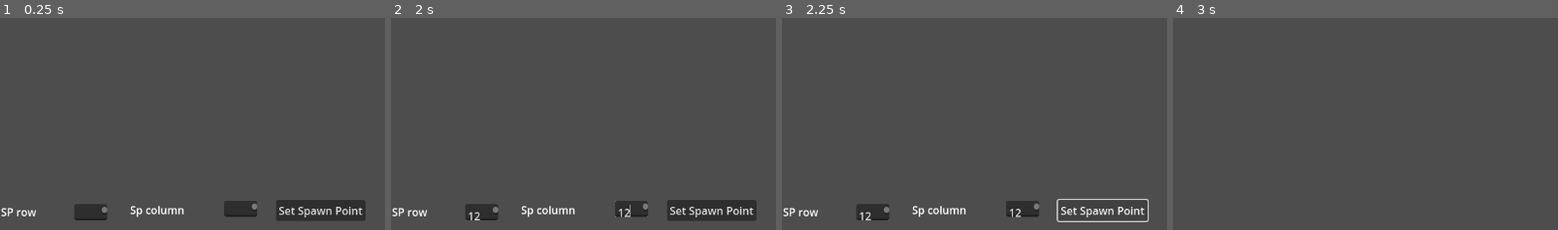
Above: before the commit, frames 1-4 (left to right).
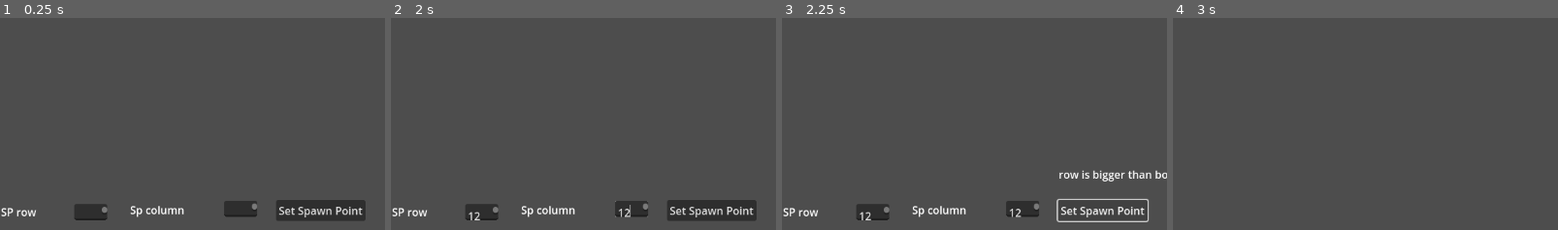
Above: after the commit, the same moments.

Repository: Killfreek/Rats
Game: Godot game, scene res://Levels/LevelMaker.tscn
Same seed, same stepped clock (60 frames per second), same inputs: the game is played once before the commit and once after it. This scene is started directly instead of the project's main scene.
Inputs (mouse positions are % of the whole screen's width and height, from its top left):
- Up to frame 1 (0.25 s): no input
- Up to frame 2 (2 s): click (12, 97) at 0.52 s; type "12" at 0.6 s; click (32, 96) at 0.75 s; type "12" at 0.83 s; click (62, 96) at 0.98 s; type "12" at 1.07 s; click (81, 95) at 1.27 s; type "12" at 1.35 s
- Up to frame 3 (2.25 s): click "Set Spawn Point" at 2 s
- Up to frame 4 (3 s): click "Run" at 2.75 s
The pictures show only the part of the screen within x 50-100%, y 50-100%; the shares and areas given below are measured in that part.

Frames 1-2 are identical in both runs. In frame 3, 0.6% of the frame differs, in the area x 72-100%, y 71-78%; in frame 4, nothing differs.
Error before the commit: Invalid assignment of property or key 'text' with value of type 'String' on a base object of type 'null instance'. (res://GUIScripts/LevelEditorMenu.gd:42)

Commit message:
fixed some issues

Diff:
--- a/GUIScripts/LevelEditorMenu.gd
+++ b/GUIScripts/LevelEditorMenu.gd
@@ -38,11 +38,11 @@
 
 
 func _on_place_spawn_point_btn_pressed():
-	var errorLabelNode = get_node("SetSpwanPoint/PlaceSpawnPointLbl");
+	var errorLabelNode = get_node("SetSpawnPoint/PlaceSpawnPointLbl");
 	errorLabelNode.text = "";
 
-	var rowSPPointNode = get_node("SetSpwanPoint/PlaceSpawnPointRowsTxt");
-	var colSPPointNode = get_node("SetSpwanPoint/PlaceSpawnPointColumnsTxt");
+	var rowSPPointNode = get_node("SetSpawnPoint/PlaceSpawnPointRowsTxt");
+	var colSPPointNode = get_node("SetSpawnPoint/PlaceSpawnPointColumnsTxt");
 
 	var rowSPPoint = rowSPPointNode.text.to_int() - 1;
 	var columnSPPoint = colSPPointNode.text.to_int() - 1;
--- a/Levels/LevelCreatorTester.tscn
+++ b/Levels/LevelCreatorTester.tscn
@@ -94,13 +94,14 @@
 [node name="InGameMenu" parent="." instance=ExtResource("3_oadbb")]
 top_level = true
 
-[node name="TileMap" type="TileMap" parent="."]
+[node name="TileMap" type="TileMap" parent="." node_paths=PackedStringArray("tileMap")]
 tile_set = SubResource("TileSet_xq86r")
 format = 2
 layer_0/name = "Light"
 layer_1/name = "Dark"
 layer_1/tile_data = PackedInt32Array()
 script = ExtResource("7_tcc1d")
+tileMap = NodePath(".")
 
 [node name="EnemySpawnLocations" type="Node2D" parent="." node_paths=PackedStringArray("spawnLocations", "tileMap")]
 position = Vector2(1150, 49)
--- a/Levels/LevelMaker.tscn
+++ b/Levels/LevelMaker.tscn
@@ -92,6 +92,7 @@
 }]
 
 [node name="LevelMaker" type="Node2D"]
+script = ExtResource("2_k1qtf")
 
 [node name="LevelEditorUI" parent="." node_paths=PackedStringArray("levelAssembler") instance=ExtResource("1_ff7r6")]
 top_level = true
